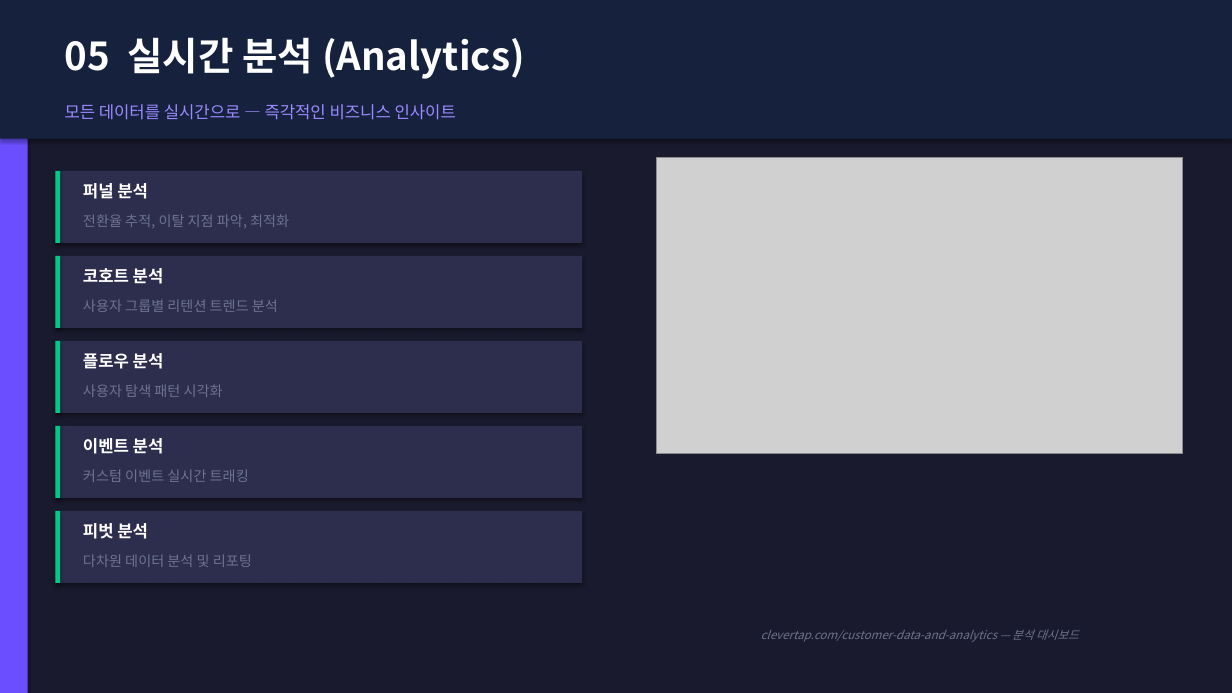
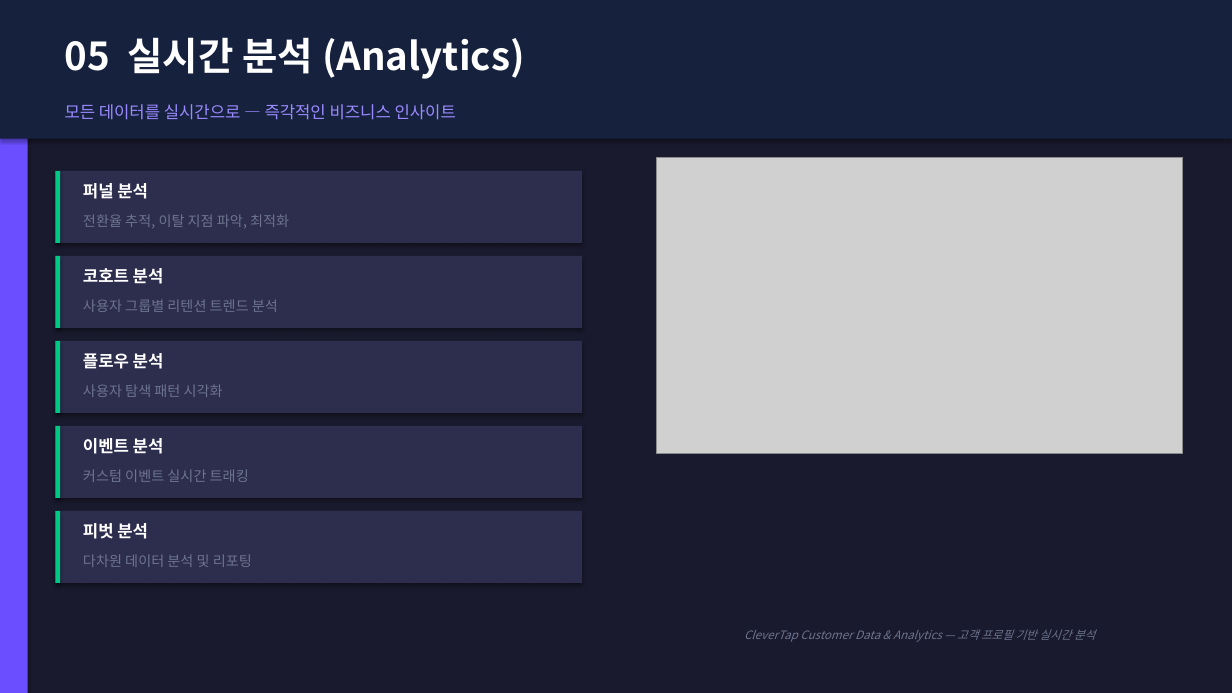
Before and after one commit to redskio/pepper, a slide deck: slide 7 of output/clevertap_proposal_kr_v5.pptx. Drawn at 1232x693 pixels with LibreOffice and Linux fonts; fonts in the diff are those of the drawing; grey boxes stand for pictures. Boxes give left, top, right and bottom in pixels: in the first picture for what was removed or moved away, otherwise in the second. Text is boxed around its words. In the diff, an @@ line names an element or a change of style, - is before the commit and + after.

```diff
--- a/output/clevertap_proposal_kr_v5.pptx
+++ b/output/clevertap_proposal_kr_v5.pptx
@@ text at box(744, 629, 1095, 642): text changed @@
-clevertap.com/customer-data-and-analytics — 분석 대시보드
+CleverTap Customer Data & Analytics — 고객 프로필 기반 실시간 분석
```
Also in this commit, not shown: 9 other slides changed, 4 other files.
